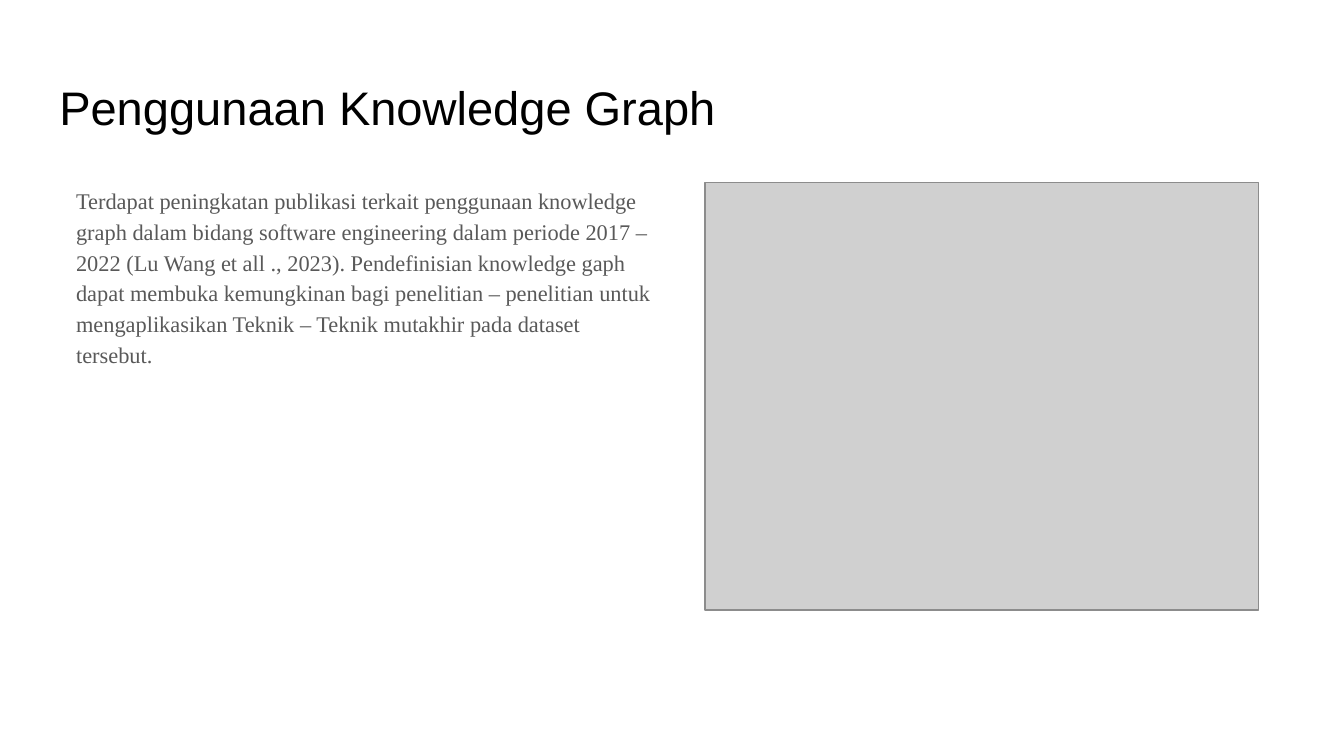
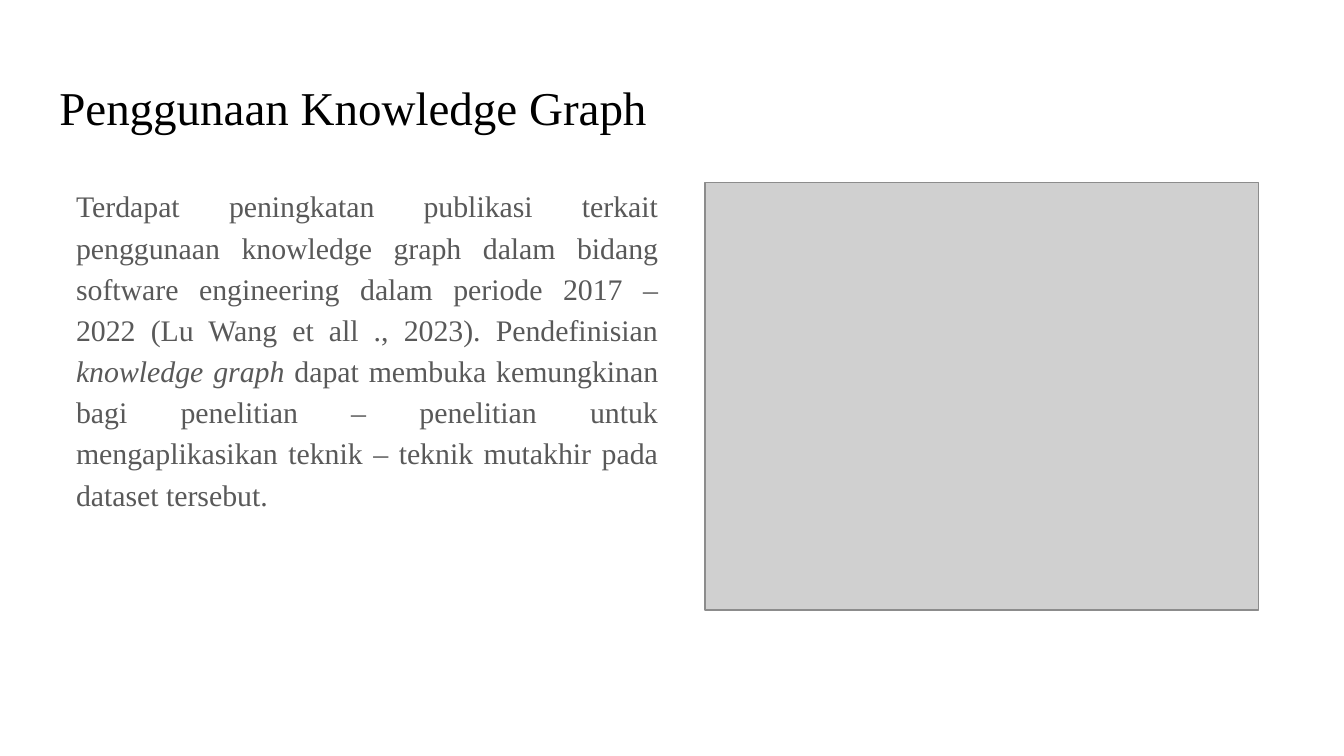
Before and after one commit to rcsenlia/Ontologi-Sejarah-Indonesia, a slide deck: slide 5 of RichieChristiansenSenlia/Draft Proposal - Richie Christiansen Senlia.pptx. Drawn at 1344x756 pixels with LibreOffice and Linux fonts; fonts in the diff are those of the drawing; grey boxes stand for pictures. Boxes give left, top, right and bottom in pixels: in the first picture for what was removed or moved away, otherwise in the second. Text is boxed around its words. In the diff, an @@ line names an element or a change of style, - is before the commit and + after.

```diff
--- a/RichieChristiansenSenlia/Draft Proposal - Richie Christiansen Senlia.pptx
+++ b/RichieChristiansenSenlia/Draft Proposal - Richie Christiansen Senlia.pptx
@@ title "Penggunaan Knowledge Graph" at (x1=59, y1=92, x2=646, y2=135): font Arial to Times New Roman @@
@@ text at (x1=76, y1=196, x2=658, y2=507): text changed; size 12 to 16 pt @@
-Terdapat peningkatan publikasi terkait penggunaan knowledge graph dalam bidang software engineering dalam periode 2017 – 2022 (Lu Wang et all ., 2023). Pendefinisian knowledge gaph dapat membuka kemungkinan bagi penelitian – penelitian untuk mengaplikasikan Teknik – Teknik mutakhir pada dataset tersebut.
+Terdapat peningkatan publikasi terkait penggunaan knowledge graph dalam bidang software engineering dalam periode 2017 – 2022 (Lu Wang et all ., 2023). Pendefinisian knowledge graph dapat membuka kemungkinan bagi penelitian – penelitian untuk mengaplikasikan teknik – teknik mutakhir pada dataset tersebut.
```
Also in this commit, not shown: 10 other slides changed.
